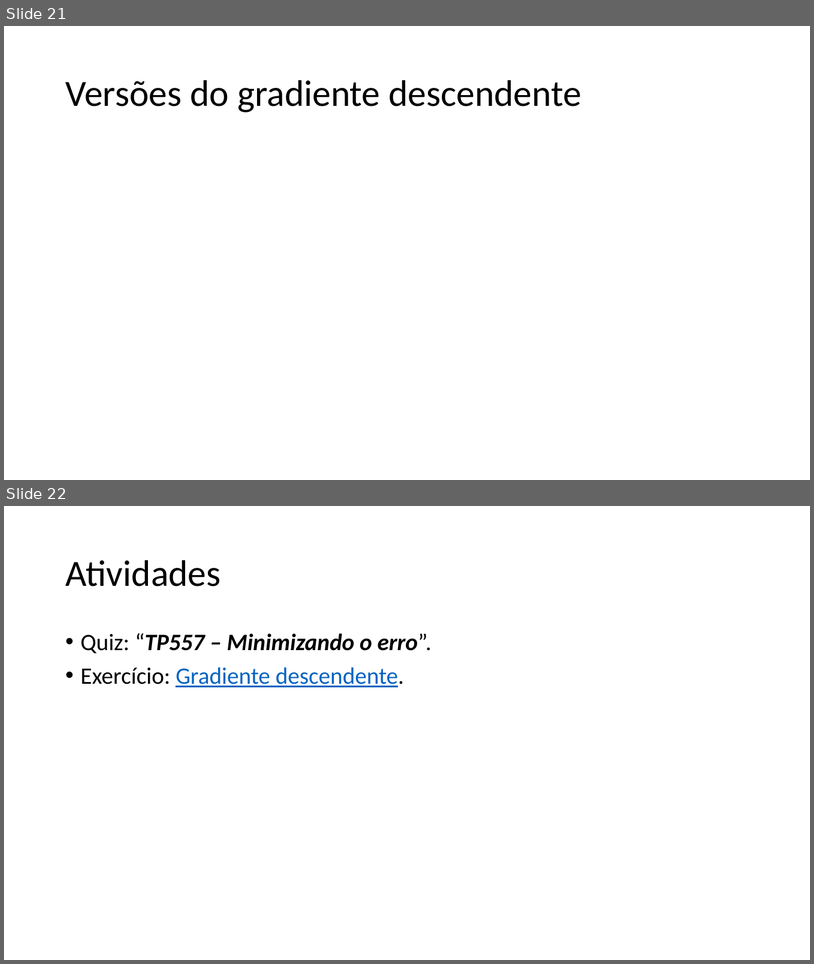
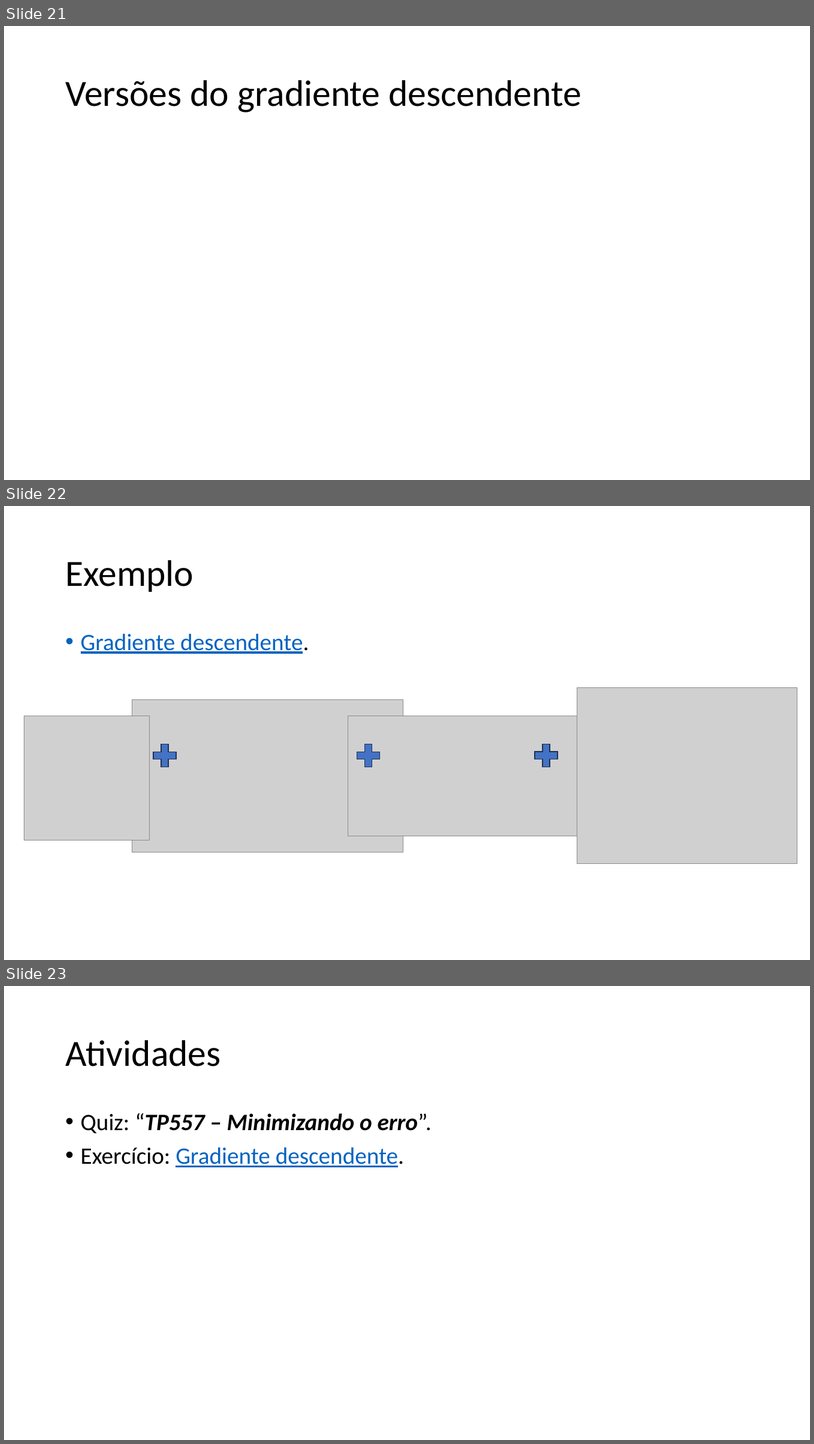
Before and after one commit to zz4fap/tp557-iot-ml, a slide deck: slides/TP557_6_Minimizando_o_erro.pptx. Shown one above the other, each under a label of ours: slides 21 and 22 before the commit, slides 21, 22 and 23 after it. The pictures are 814x964 and 814x1444 pixels, drawn with LibreOffice and Linux fonts; fonts in the diff are those of the drawing; grey boxes stand for pictures. Boxes give left, top, right and bottom in pixels: in the first picture for what was removed or moved away, otherwise in the second. Text is boxed around its words. In the diff, an @@ line names an element or a change of style, - is before the commit and + after.

Commit message:
update of slides

```diff
--- a/slides/TP557_6_Minimizando_o_erro.pptx
+++ b/slides/TP557_6_Minimizando_o_erro.pptx
@@ slide 22 added at (4,506,810,960), background #FFFFFF @@
@@ title added at (65,560,194,592), 44 pt, text #000000 @@
+Exemplo
@@ text added at (81,633,309,654), 28 pt, text #0563C1, underline @@
+• Gradiente descendente.
@@ picture added at (132,700,403,852) @@
@@ picture added at (578,687,798,864) @@
@@ picture added at (24,715,149,840) @@
@@ picture added at (348,715,578,835) @@
@@ plus sign added at (531,739,562,771), fill #4472C4, outline #1E3256 1 pt @@
@@ plus sign added at (149,740,180,771), fill #4472C4, outline #1E3256 1 pt @@
@@ plus sign added at (353,740,384,771), fill #4472C4, outline #1E3256 1 pt @@
@@ what was slide 22 is now slide 23 @@
```
Also in this commit, not shown: 1 other file.
